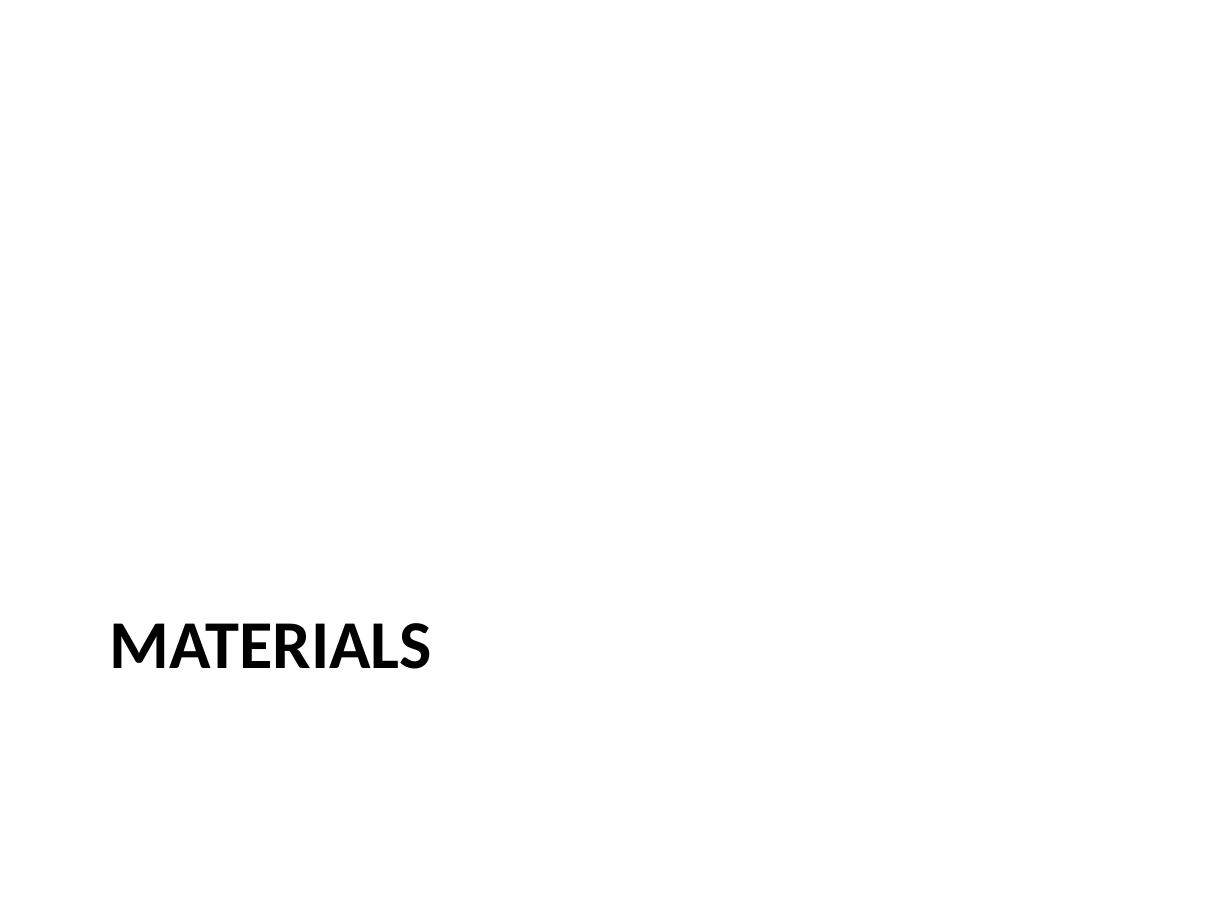
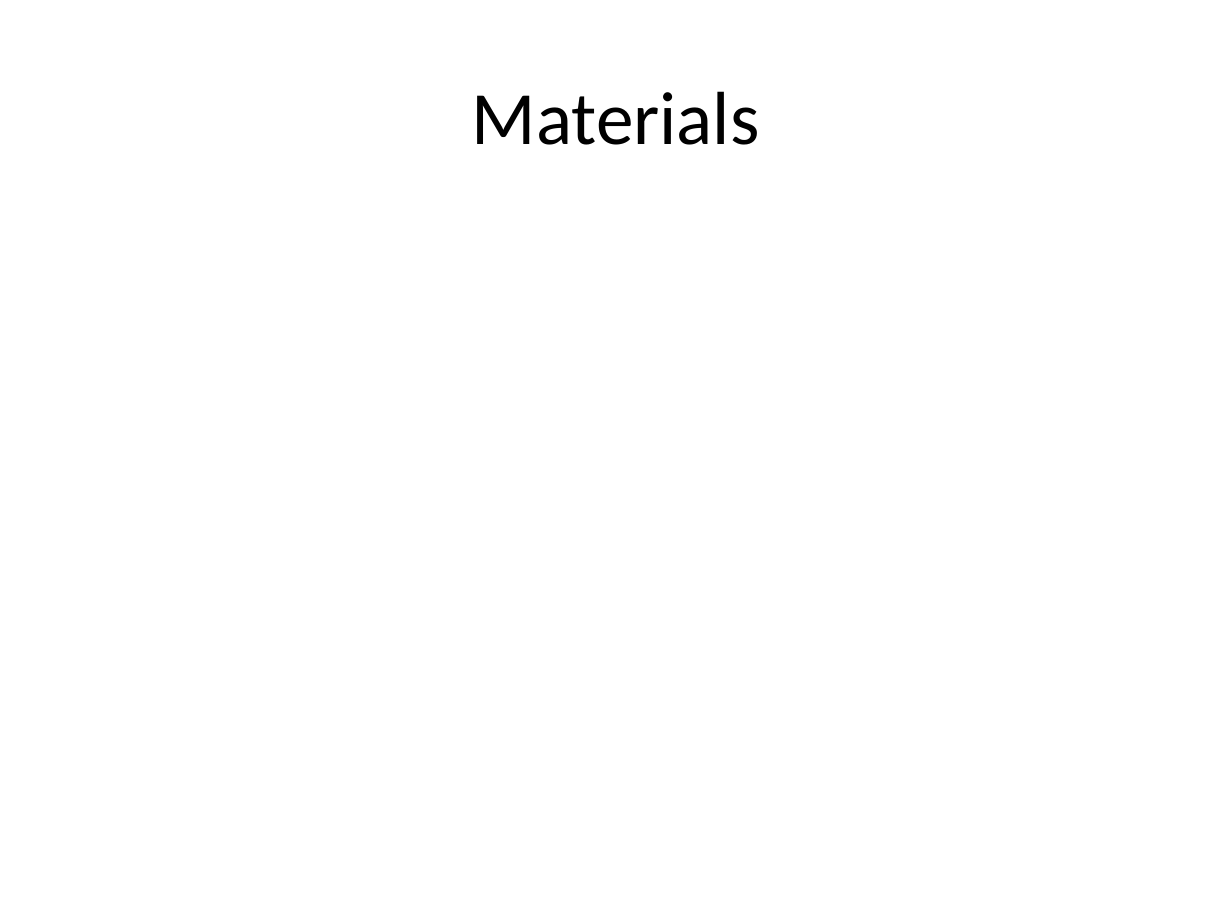
Before and after one commit to super-advanced-r-fall-2019/git-and-github, a slide deck: slide 4 of presentations/lecture-presentation-template.pptx (slide 7 before the commit). Drawn at 1232x924 pixels with LibreOffice and Linux fonts; fonts in the diff are those of the drawing. Boxes give left, top, right and bottom in pixels: in the first picture for what was removed or moved away, otherwise in the second. Text is boxed around its words. In the diff, an @@ line names an element or a change of style, - is before the commit and + after.

```diff
--- a/presentations/lecture-presentation-template.pptx
+++ b/presentations/lecture-presentation-template.pptx
@@ title "Materials" at [472, 91, 760, 145]: vertical alignment top to middle @@
@@ title at [472, 91, 760, 145]: text changed; size 40 to 44 pt; bold off @@
-MATERIALS
+Materials
```
Also in this commit, not shown: 2 other slides changed, 3 slides added, 4 slides removed, 4 other files.
